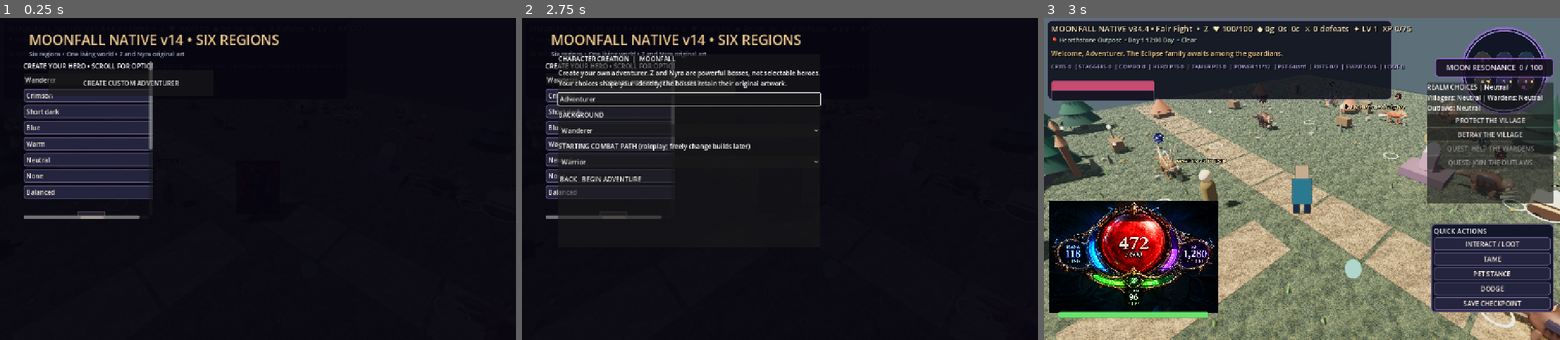
Above: before the commit, frames 1-3 (left to right).
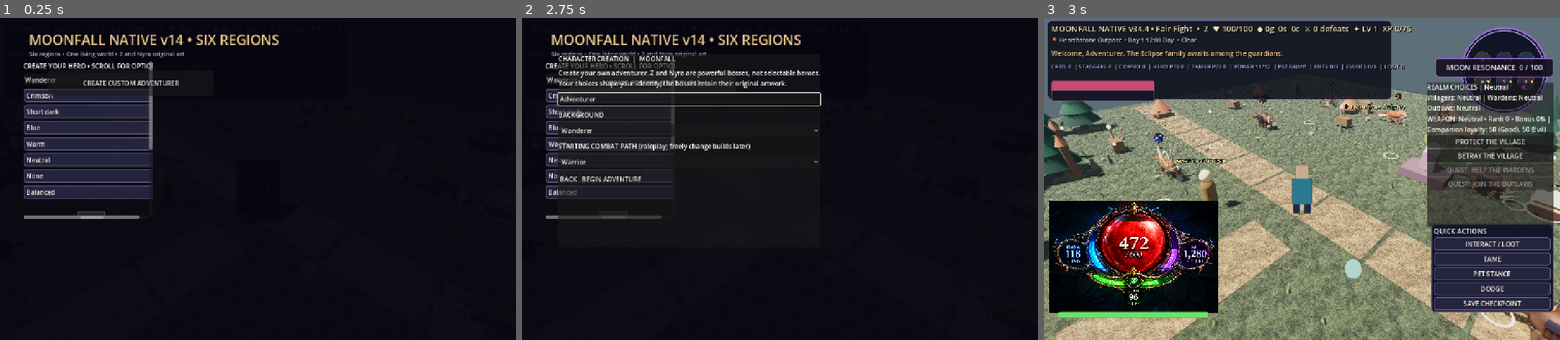
Above: after the commit, the same moments.

Repository: ericgantor-cyber/Moonfall
Game: Godot game, scene res://scenes/main.tscn
Two runs of this game, one before a commit and one after it. Both use one fixed random seed, a clock stepped at 60 frames per second and the inputs below.
Inputs:
- Up to frame 1 (0.25 s): no input
- Up to frame 2 (2.75 s): click "CREATE & PLAY" at 0.5 s; click "CREATE & PLAY" at 1.25 s; click "Crimson" at 2 s
- Up to frame 3 (3 s): click "BEGIN ADVENTURE" at 2.75 s

Frames 1-2 are identical in both runs. In frame 3, 4.0% of the frame differs, in the area x 42-99%, y 24-66%.

Commit message:
Show companion loyalty and evolving weapon affinity in realm HUD with saved progression

Diff:
--- a/godot-v38/scripts/native_v38_1.gd
+++ b/godot-v38/scripts/native_v38_1.gd
@@ -6,6 +6,9 @@
 var realm_status:Label
 var realm_choice_buttons:Array[Button] = []
 var realm_quest_buttons:Array[Button] = []
+var realm_progress:Label
+var realm_victories:int = 0
+var realm_elemental_kills:int = 0
 
 func _ready() -> void:
  realm_ethics = REALM_ETHICS.new_state()
@@ -15,17 +18,23 @@
 func _start_game(selected_hero:String) -> void:
  super._start_game(selected_hero)
  realm_ethics = REALM_ETHICS.new_state()
+ realm_victories = 0
+ realm_elemental_kills = 0
  _refresh_realm_choices()
 
 func _checkpoint_extra_data() -> Dictionary:
  var data:Dictionary = super._checkpoint_extra_data()
  data["realm_ethics"] = realm_ethics.duplicate(true)
+ data["realm_victories"] = realm_victories
+ data["realm_elemental_kills"] = realm_elemental_kills
  return data
 
 func _restore_data(data:Dictionary) -> void:
  super._restore_data(data)
  var extra:Variant = data.get("optional_resources", {})
  realm_ethics = REALM_ETHICS.normalize(extra.get("realm_ethics", {}) if extra is Dictionary else {})
+ realm_victories = maxi(0,int(extra.get("realm_victories",0))) if extra is Dictionary else 0
+ realm_elemental_kills = maxi(0,int(extra.get("realm_elemental_kills",0))) if extra is Dictionary else 0
  _refresh_realm_choices()
 
 func _build_realm_choice_panel() -> void:
@@ -38,7 +47,7 @@
  realm_panel.offset_left = -330
  realm_panel.offset_right = -16
  realm_panel.offset_top = 160
- realm_panel.offset_bottom = 460
+ realm_panel.offset_bottom = 520
  layer.add_child(realm_panel)
  var layout:VBoxContainer = VBoxContainer.new()
  realm_panel.add_child(layout)
@@ -46,6 +55,9 @@
  realm_status.name = "RealmEthicsStatus"
  realm_status.autowrap_mode = TextServer.AUTOWRAP_WORD_SMART
  layout.add_child(realm_status)
+ realm_progress=Label.new()
+ realm_progress.autowrap_mode=TextServer.AUTOWRAP_WORD_SMART
+ layout.add_child(realm_progress)
  for entry in [
   {"id":"realm_village_aid","text":"PROTECT THE VILLAGE","moral":35,"factions":{"Villagers":40,"Wardens":20}},
   {"id":"realm_village_betray","text":"BETRAY THE VILLAGE","moral":-40,"factions":{"Villagers":-45,"Outlaws":30}}
@@ -91,6 +103,9 @@
   return
  var state:Dictionary = REALM_ETHICS.normalize(realm_ethics)
  realm_status.text = "REALM CHOICES | " + REALM_ETHICS.alignment(int(state["morality"])) + "\nVillagers: " + REALM_ETHI …(217 unchanged characters)…
+ if is_instance_valid(realm_progress):
+  var evolving:Dictionary=REALM_ETHICS.weapon_evolution(state,realm_victories,realm_elemental_kills)
+  realm_progress.text="WEAPON: "+str(evolving["alignment"])+" • Rank "+str(evolving["rank"])+" • Bonus "+str(evolving["bonus_percent"])+"% | Companion loyalty: "+str(REALM_ETHICS.companion_loyalty(state,"Good"))+" (Good), "+str(REALM_ETHICS.companion_loyalty(state,"Evil"))+" (Evil)"
  var decided:bool = state["choices"].has("realm_village_aid") or state["choices"].has("realm_village_betray")
  for button in realm_choice_buttons:
   if is_instance_valid(button):
